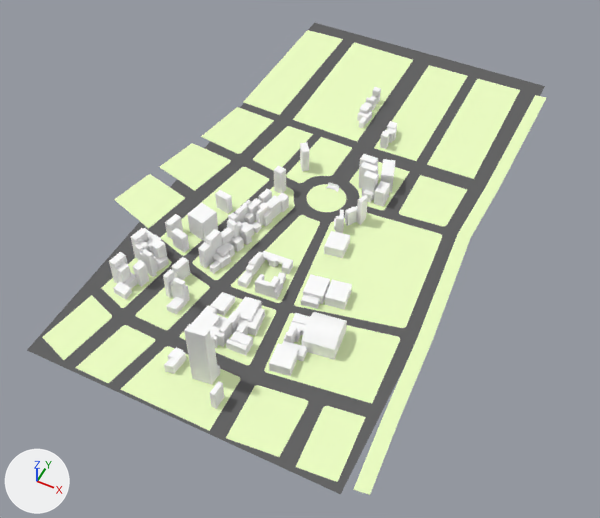
Renders of the Blender file assets/common/level 03.blend from each side of a commit.
Both versions are drawn from a 50 mm camera at (239.0, -535.0, 565.0) aimed at (10.0, -77.0, -7.0). The lights are fixed; the arrows at lower left show +X, +Y and +Z.
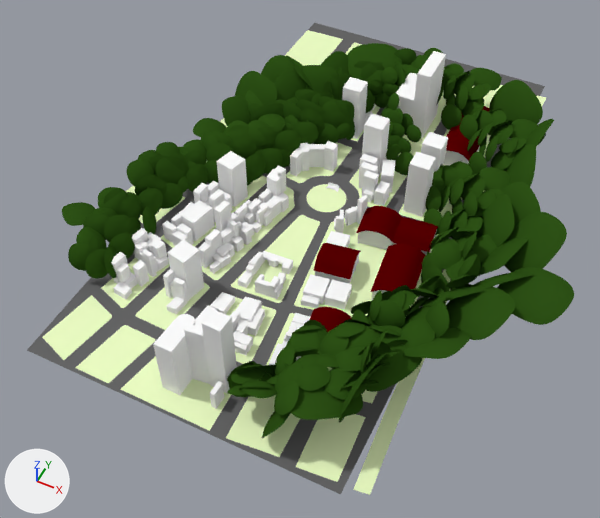
What changed in the scene script:
```text
Change me_plane_001:
    used by ob_plane; location = (0.0, 0.0, 0.0)
    remove me_plane_001.from_pydata(...)  # 1146 vertices, 927 faces; spans x -126.0..88.0, y -253.0..164.0, z 0.0..65.0
    add me_plane_001.from_pydata(...)  # 1178 vertices, 947 faces; spans x -126.0..73.0, y -253.0..164.0, z 0.0..65.0
    me_plane_001 part 1: the loose piece of 8 vertices spanning x -111.0..-102.0, y -114.0..-99.0, z 0.0..19.0 is moved by (2.0, 6.0, 0.0)
    me_plane_001 part 2: the loose piece of 8 vertices spanning x -111.0..-102.0, y -114.0..-99.0, z 0.0..19.0 is copied, and the copy is scaled about its middle by (-1.04, -1.12, 0.838), then moved by (3.0, 21.0, -2.0); it spans x -107.0..-98.0, y -94.0..-76.0, z 0.0..16.0
    me_plane_001 part 3: the loose piece of 8 vertices spanning x -95.0..-72.0, y -103.0..-80.0, z 0.0..24.0 is scaled about its middle by (0.665, 0.375, 0.766), then moved by (-7.0, -20.0, -3.0)
    me_plane_001 part 4: the loose piece of 8 vertices spanning x -54.0..-45.0, y -62.0..-47.0, z 0.0..19.0 is copied, and the copy is scaled about its middle by (-0.96, -0.949, 1.11), then moved by (-47.0, 1.0, 1.0); it spans x -101.0..-92.0, y -60.0..-46.0, z 0.0..21.0
    me_plane_001 part 5: the loose piece of 28 vertices spanning x 55.0..88.0, y -173.0..-138.0, z 0.0..20.0 is deleted
    me_plane_001 part 6
    2 vertices are removed from x -100.0..-84.0, y -120.0..-117.0, z 19.0
    5 faces are deleted
    3 vertices move from x -86.0..-84.0, y -123.0..-117.0, z 0.0..19.0 to x -86.0..-85.0, y -123.0..-116.0, z 0.0..15.0
    26 vertices are added at x -112.0..-78.0, y -120.0..-60.0, z 0.0..28.0
    23 new faces join them
Add me_leafs:
    me_leafs.from_pydata(...)  # 4784 vertices, 2691 faces; spans x -26.3..67.9, y -66.6..38.0, z -3.1..16.9
    me_leafs.polygons.foreach_set('use_smooth', [True] * 2691)
    me_leafs.materials.append(mat_green)  # its picture is missing
Add me_warehouse:
    me_warehouse.from_pydata(...)  # 770 vertices, 336 faces; spans x -238.0..108.0, y -1.0..109.0, z 0.0..22.0
    me_warehouse.polygons.foreach_set('use_smooth', [True] * 336)
    # faces by material slot: [112, 28, 196]
    me_warehouse.materials.append(mat_warehouse_walls)  # its picture is missing
    me_warehouse.materials.append(mat_warehouse_doors)  # its picture is missing
    me_warehouse.materials.append(mat_warehouse_rooftop)  # its picture is missing
Change ob_plane_005:
    remove ob_plane_005.hide_set(True)  # its collection is switched off
Change ob_plane_004:
    remove ob_plane_004.hide_set(True)  # its collection is switched off
Add ob_leafs:
    ob_leafs = bpy.data.objects.new('leafs', me_leafs)
    ob_leafs.location = (-70.1, 41.4, 13.9)
    ob_leafs.scale = (4.67, 4.67, 4.67)
    _m = ob_leafs.modifiers.new('Subsurf', 'SUBSURF')
Add ob_warehouse:
    ob_warehouse = bpy.data.objects.new('warehouse', me_warehouse)
    ob_warehouse.location = (30.9, -66.9, 0.0)
    ob_warehouse.rotation_euler = (0.0, 0.0, -1.453)  # degrees (0, 0, -83)
    _m = ob_warehouse.modifiers.new('EdgeSplit', 'EDGE_SPLIT')
```

What differs and where, as boxes (x1, y1, x2, y2) in the pictures (600 x 518 px; the box of a moved part takes in the faces that stretch with it):
'leafs', added (green)
    after: (62, 43, 574, 439)
'Plane', reshaped
    before: (109, 87, 397, 409)
    after: (111, 104, 396, 409)
'Plane.005', shown
    after: (153, 56, 448, 393)
'warehouse', added (red)
    after: (310, 106, 489, 332)
    faces in mat_warehouse_rooftop (its picture is missing): (310, 106, 489, 332)
    faces in mat_warehouse_walls (its picture is missing): (315, 146, 480, 300)
    faces in mat_warehouse_doors (its picture is missing): (350, 158, 467, 282)
'Plane.004', shown
    after: (153, 51, 448, 395)
part 1 of me_plane_001, moved or reshaped
    before: (165, 214, 183, 239)
    after: (171, 211, 184, 227)
part 2 of me_plane_001, added
    after: (182, 202, 194, 212)
part 3 of me_plane_001, moved or reshaped
    before: (187, 203, 218, 242)
    after: (177, 223, 194, 245)
part 4 of me_plane_001, added
    after: (208, 181, 220, 197)
part 5 of me_plane_001, deleted
    before: (301, 312, 347, 360)
part 6 of me_plane_001, built on
    before: (171, 228, 189, 253)
    after: (162, 183, 215, 246)
'Plane.001', unchanged, covered by the edit
    both: (43, 30, 546, 495)
